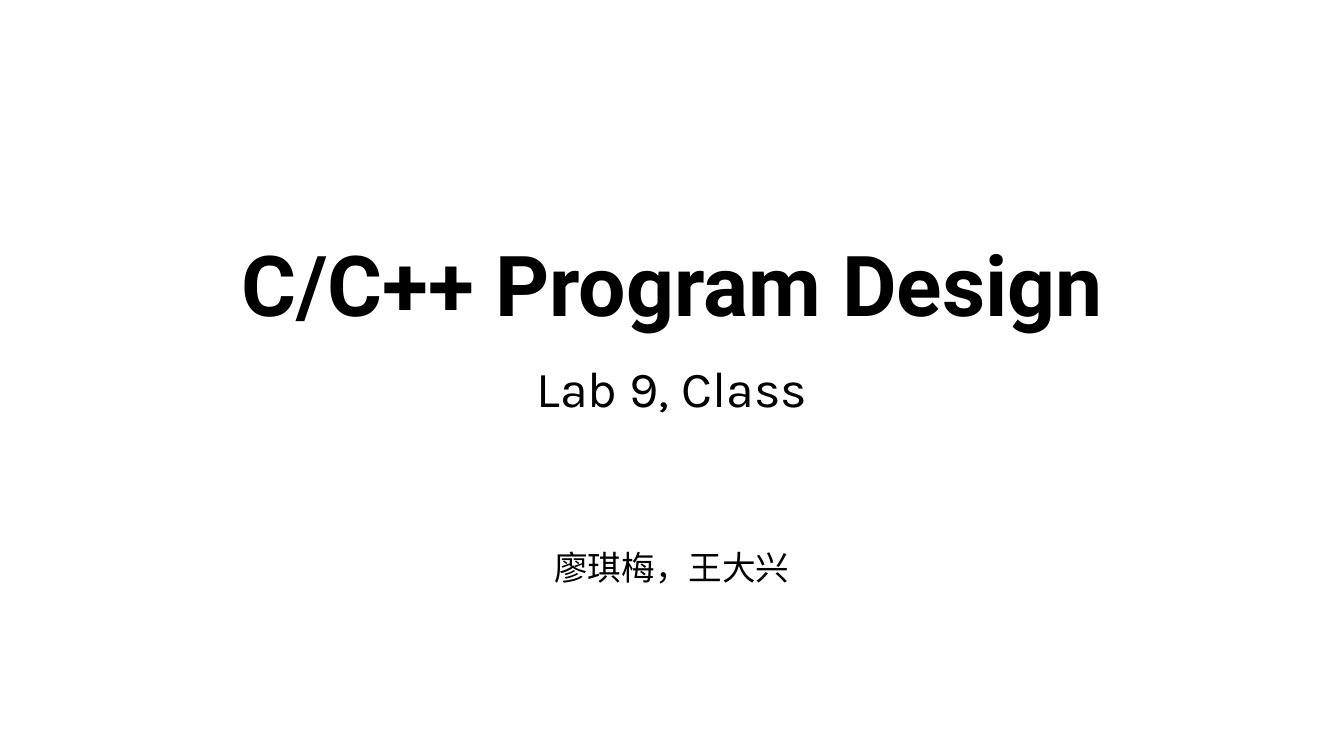
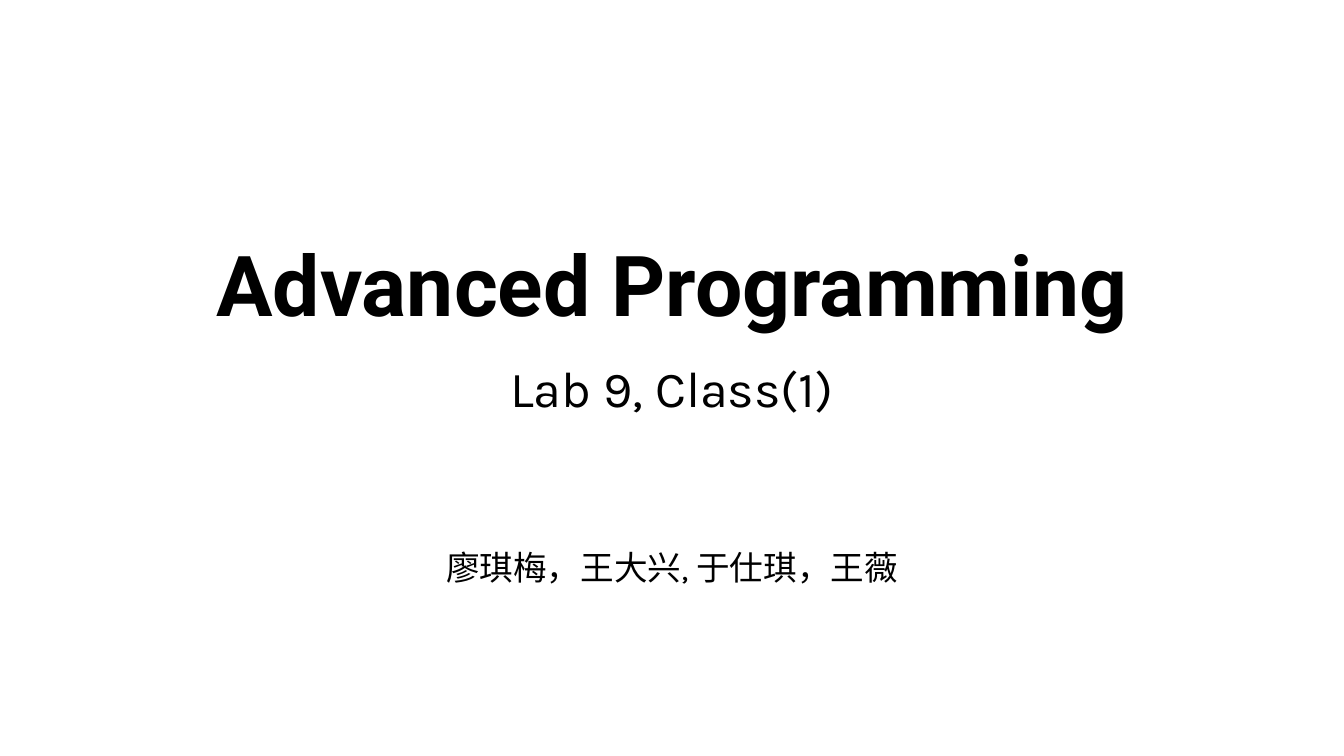
Before and after one commit to ShiqiYu/CPP, a slide deck: slide 1 of week09/Lab09.pptx. Drawn at 1344x756 pixels with LibreOffice and Linux fonts; fonts in the diff are those of the drawing; background and template pictures are left out. Boxes give left, top, right and bottom in pixels: in the first picture for what was removed or moved away, otherwise in the second. Text is boxed around its words. In the diff, an @@ line names an element or a change of style, - is before the commit and + after.

```diff
--- a/week09/Lab09.pptx
+++ b/week09/Lab09.pptx
@@ title at <box>216,253,1128,334</box>: text changed @@
-C/C++ Program Design
+Advanced Programming
@@ subtitle at <box>446,370,898,584</box>: text changed; size 36 to 24 pt @@
-Lab 9, Class
-廖琪梅，王大兴
+Lab 9, Class(1)
+廖琪梅，王大兴, 于仕琪，王薇
```
Also in this commit, not shown: 11 other slides changed, 3 slides added, 3 other files.
